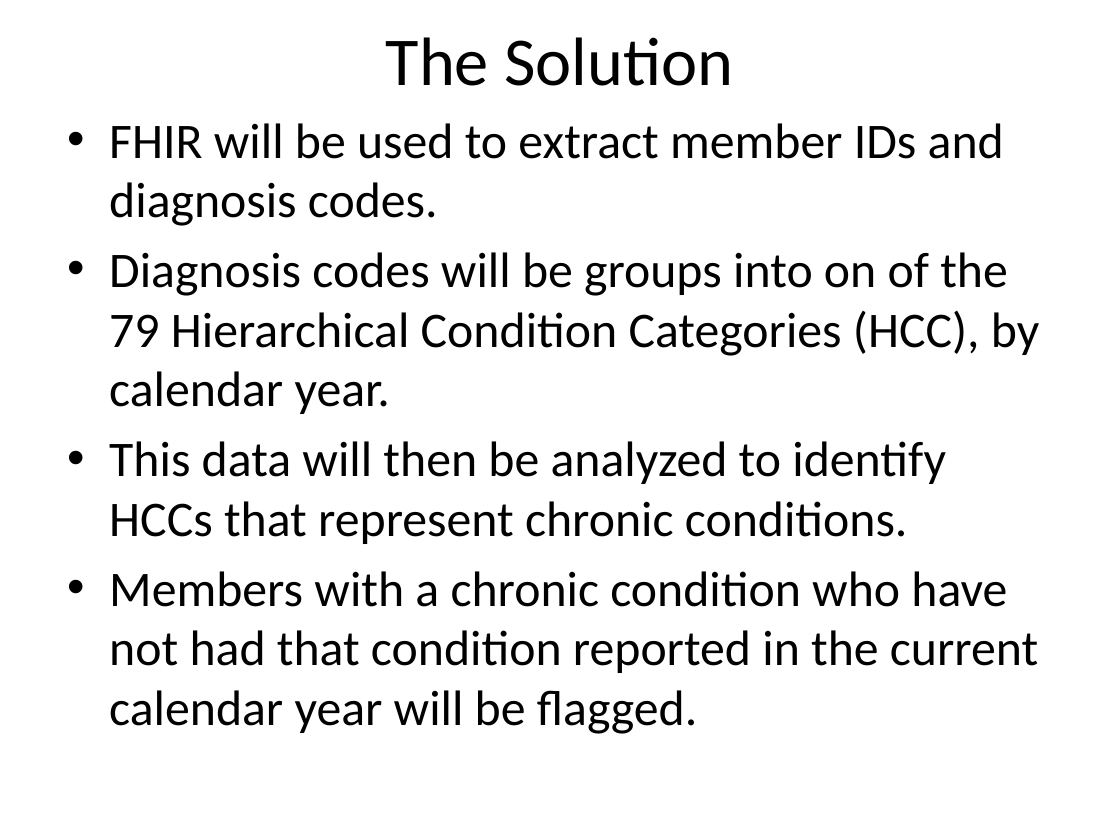
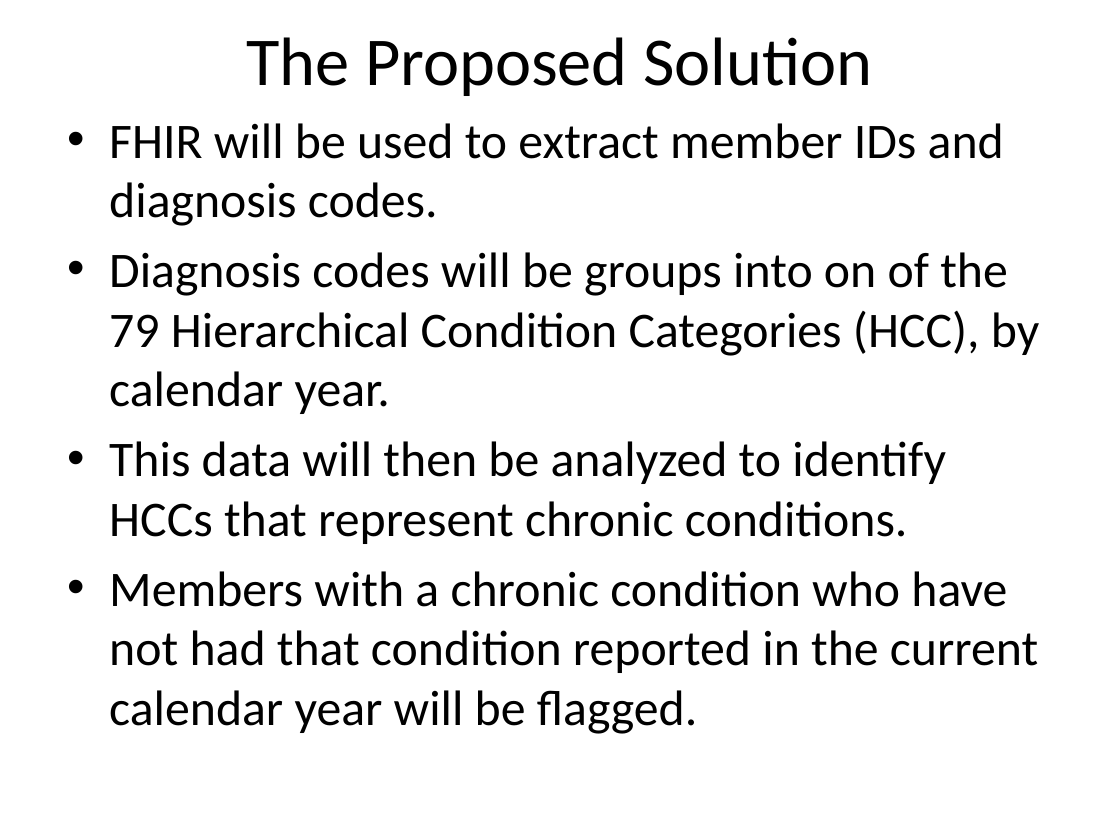
Before and after one commit to AnjaGuillory/FHIRED_Up, a slide deck: slide 5 of Team Deliverable 1/ACA Risk Adjustment EHR Enhancement - FHIRed UP.pptx. Drawn at 1120x840 pixels with LibreOffice and Linux fonts; fonts in the diff are those of the drawing; background and template pictures are left out. Boxes give left, top, right and bottom in pixels: in the first picture for what was removed or moved away, otherwise in the second. Text is boxed around its words. In the diff, an @@ line names an element or a change of style, - is before the commit and + after.

```diff
--- a/Team Deliverable 1/ACA Risk Adjustment EHR Enhancement - FHIRed UP.pptx
+++ b/Team Deliverable 1/ACA Risk Adjustment EHR Enhancement - FHIRed UP.pptx
@@ title at (x1=246, y1=37, x2=872, y2=96): text changed @@
-The Solution
+The Proposed Solution
```
Also in this commit, not shown: 2 other slides changed, 1 slide added, 6 slides removed, 1 other file.
